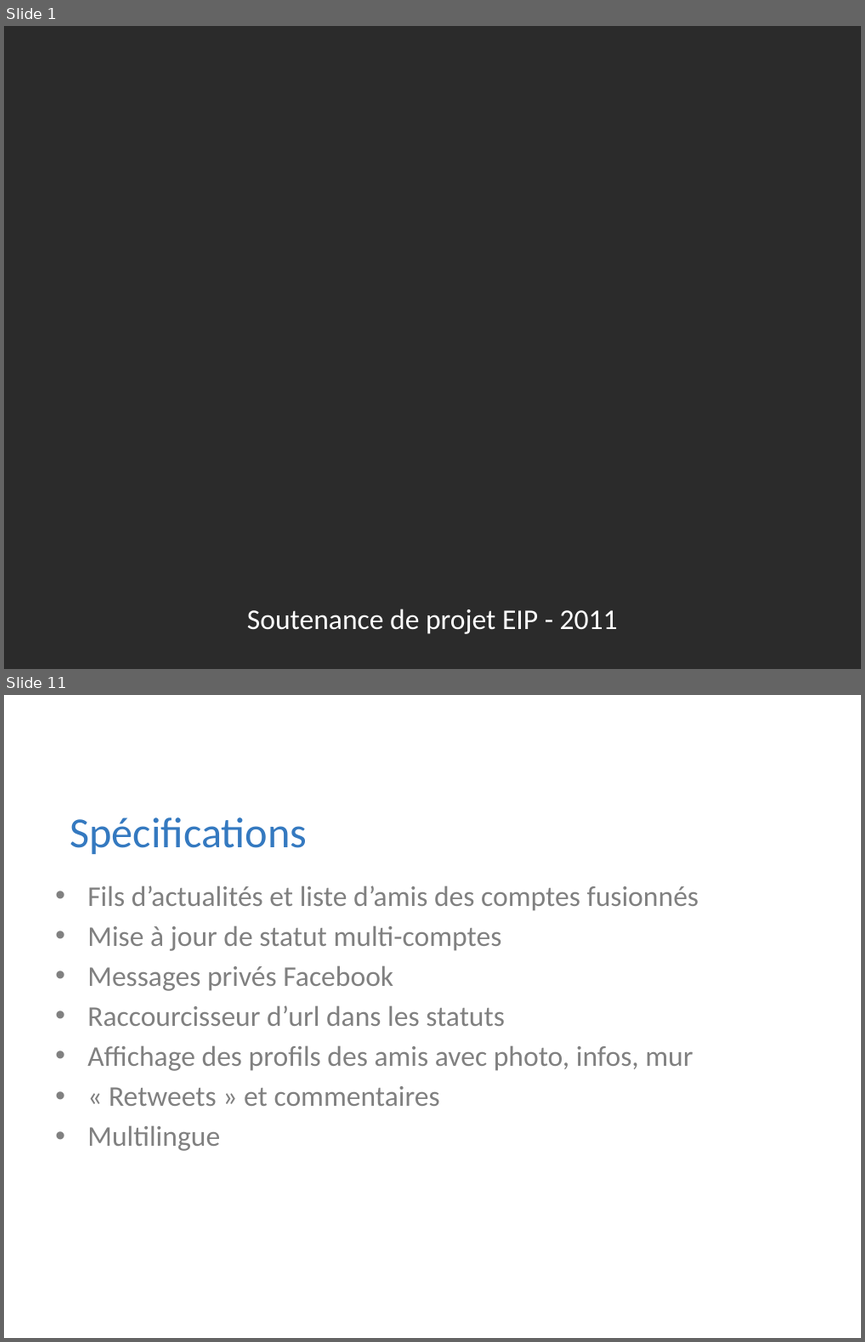
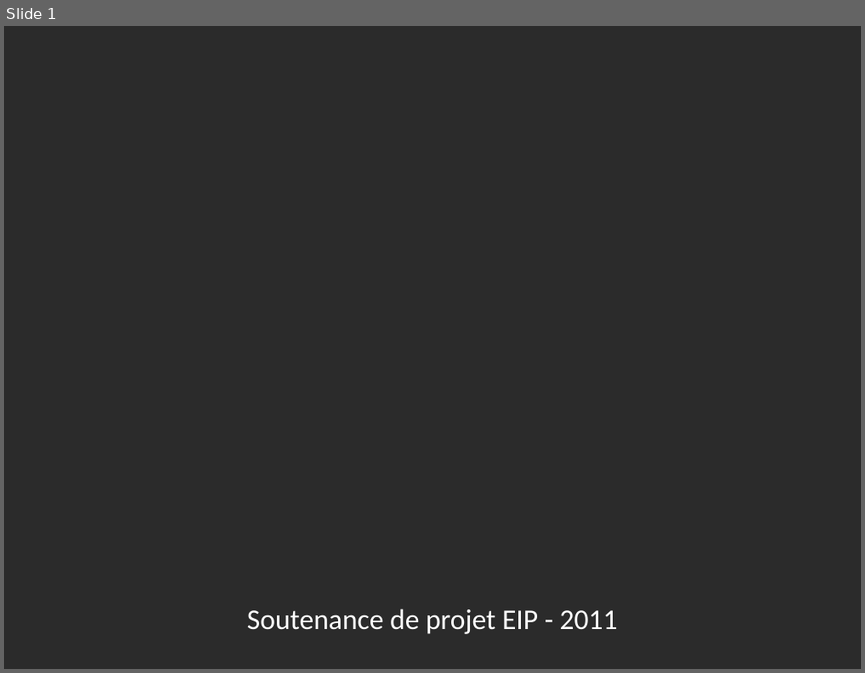
Before and after one commit to Riges/eip-silverlight, a slide deck: Docs/eip 10.09.11/myNETwork.pptx. Shown one above the other, each under a label of ours: slides 1 and 11 before the commit, slide 1 after it; the slides between them are not shown. The pictures are 865x1342 and 865x673 pixels, drawn with LibreOffice and Linux fonts; fonts in the diff are those of the drawing; background and template pictures are left out; a plain dark background stands for a picture behind light text. Boxes give left, top, right and bottom in pixels: in the first picture for what was removed or moved away, otherwise in the second. Text is boxed around its words. In the diff, an @@ line names an element or a change of style, - is before the commit and + after.

```diff
--- a/Docs/eip 10.09.11/myNETwork.pptx
+++ b/Docs/eip 10.09.11/myNETwork.pptx
@@ slide 11 removed at box(4, 695, 861, 1338), background picture (left out) @@
@@ title removed at box(46, 709, 818, 769) @@
-Windows Phone 7
@@ text removed at box(69, 817, 307, 854) @@
-Spécifications
@@ text removed at box(87, 885, 699, 1151) @@
-• Fils d’actualités et liste d’amis des comptes fusionnés
-• Mise à jour de statut multi-comptes
-• Messages privés Facebook
-• Raccourcisseur d’url dans les statuts
-• Affichage des profils des amis avec photo, infos, mur
-• « Retweets » et commentaires
-• Multilingue
```
Also in this commit, not shown: 14 slides changed, 2 slides added, 1 other slide removed, 2 other files.
